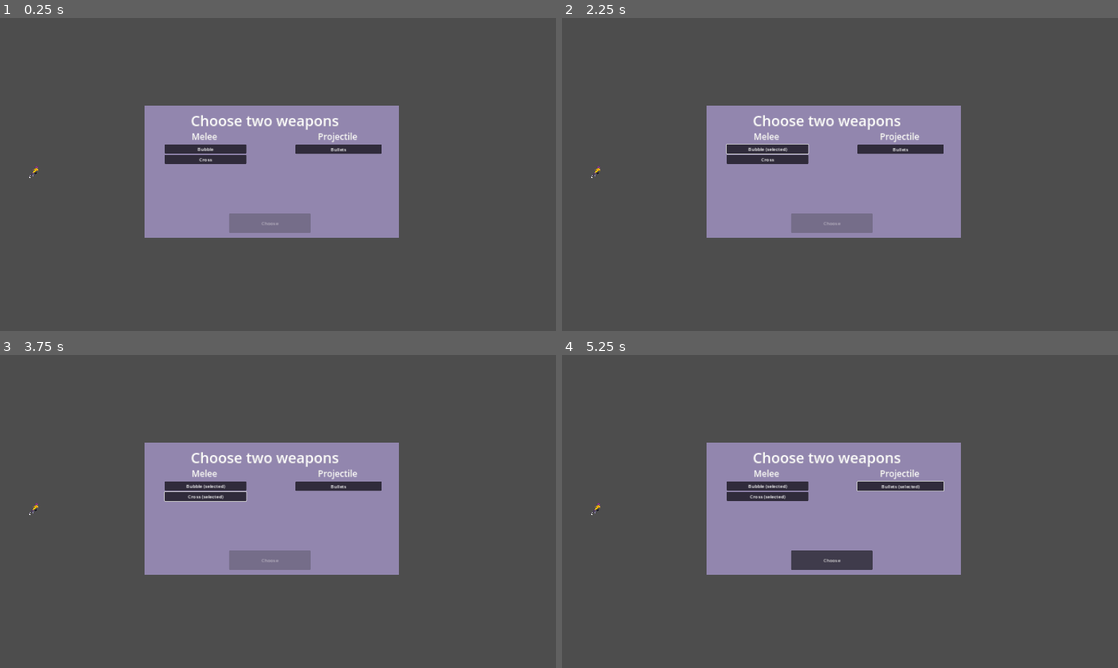
Above: before the commit, frames 1-4 (two rows, left to right).
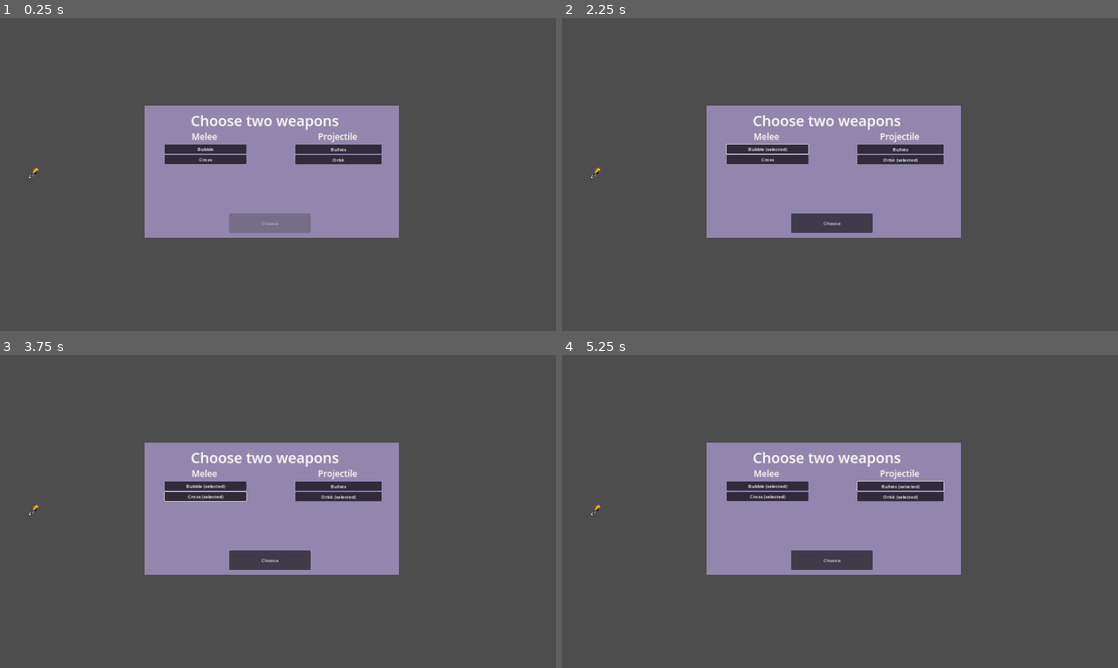
Above: after the commit, the same moments.

Repository: francoislg/broken-roguelike
Game: Godot game, scene res://Scene.tscn
The game is run twice, just before and just after one commit, with the same random seed, the same clock (stepped at 60 frames per second) and the same inputs.
Inputs (mouse positions are in pixels of both pictures, inside the frame that each line leads up to):
- Up to frame 1 (0.25 s): no input
- Up to frame 2 (2.25 s): click (901, 158) at 0.5 s, where only the run after the commit has a clickable "Orbit"; click (901, 158) at 1.25 s, where only the run after the commit has a clickable "Orbit (selected)"; click "Bubble" at 2 s
- Up to frame 3 (3.75 s): click "Bubble (selected)" at 2.75 s; click "Cross" at 3.5 s
- Up to frame 4 (5.25 s): click "Cross (selected)" at 4.25 s; click "Bullets" at 5 s

The runs differ from the first frame. In frame 1, 0.5% of the frame differs, in the area x 53-69%, y 43-47%; in frame 2, 1.4%, in the area x 41-69%, y 43-69%; in frame 3, 1.4%; in frame 4, 0.5%.
Error in both runs: Invalid access of index '2' on a base object of type: 'PackedStringArray'. (res://Global/GlobalState.gd:155)

Commit message:
Add Orbit weapon

Diff:
--- a/Character/Weapons/Cross.gd
+++ b/Character/Weapons/Cross.gd
@@ -49,4 +49,4 @@
 
 func damage_enemy(enemy: BaseEnemy):
 	var enemyHitDirection = (enemy.position - Character.position).normalized()
-	enemy.receive_damage(enemyHitDirection, playerVariables.meleeDamage)
+	enemy.receive_damage(enemyHitDirection, playerVariables.meleeDamage * 2)
--- /dev/null
+++ b/Character/Weapons/Orbit.gd
@@ -0,0 +1,61 @@
+extends Weapon
+
+@onready var Pivot := $Pivot
+@onready var Ball = $Pivot/Ball
+@onready var AttackArea = $Pivot/Ball/AttackArea
+@onready var Explosion := $Pivot/Ball/AttackArea/Explosion
+@onready var Orbit := $Pivot/Ball/Collision/Orbit
+
+var respawnTimer = Timer.new()
+var attackingTimer = Timer.new()
+
+var original_position
+
+func _ready():
+	# Add some randomness if we have 2 bullets weapons
+	add_child(Timers.initOneShotTimer(respawnTimer, "respawn", randf_range(0.1, playerVariables.projectileCooldown), respawn))
+	add_child(Timers.initOneShotTimer(attackingTimer, "attacking", 0.5, attacking_end))
+
+func _process(delta):
+	if attackingTimer.is_stopped():
+		Pivot.rotate(delta * 10)
+
+func respawn():
+	Orbit.visible = true
+
+func explode():
+	Orbit.visible = false
+	Explosion.visible = true
+	original_position = AttackArea.position
+
+	attackingTimer.start()
+	respawnTimer.start(playerVariables.projectileCooldown)
+	call_deferred("set_global")
+
+func attacking_end():
+	Explosion.visible = false
+	call_deferred("revert_global")
+
+func set_global():
+	# There is certainly a better way to "detach" the global position, but this should work for now
+	AttackArea.reparent(get_tree().root)
+
+func revert_global():
+	AttackArea.reparent(Ball)
+	AttackArea.position = Vector2.ZERO
+
+func _on_collision_body_entered(body):
+	if respawnTimer.is_stopped() and body is BaseEnemy:
+		var enemies = AttackArea.get_overlapping_bodies().filter(func(body): return body is BaseEnemy)
+		for enemy in enemies:
+			damage_enemy(enemy)
+
+		explode()
+
+func _on_attack_area_body_entered(body):
+	if not attackingTimer.is_stopped() and body is BaseEnemy:
+		damage_enemy(body)
+
+func damage_enemy(enemy: BaseEnemy):
+	var enemyHitDirection = (enemy.position - Character.position).normalized()
+	enemy.receive_damage(enemyHitDirection, playerVariables.projectileDamage)
--- /dev/null
+++ b/Character/Weapons/Orbit.tscn
@@ -0,0 +1,45 @@
+[gd_scene load_steps=6 format=3 uid="uid://cpsckk7h1vxxt"]
+
+[ext_resource type="Script" path="res://Character/Weapons/Orbit.gd" id="1_dkq6u"]
+[ext_resource type="Texture2D" uid="uid://d3c8mghve86wv" path="res://Character/Weapons/Orbit/Orbit.png" id="2_8vc8h"]
+[ext_resource type="Texture2D" uid="uid://bfsh8iueee87i" path="res://Character/Weapons/Cross/Flare.png" id="2_t2glj"]
+
+[sub_resource type="RectangleShape2D" id="RectangleShape2D_mcqta"]
+
+[sub_resource type="RectangleShape2D" id="RectangleShape2D_vv6r8"]
+size = Vector2(250, 250)
+
+[node name="Orbit" type="Node2D"]
+script = ExtResource("1_dkq6u")
+
+[node name="Pivot" type="Node2D" parent="."]
+
+[node name="Ball" type="Node2D" parent="Pivot"]
+position = Vector2(90, 0)
+
+[node name="Collision" type="Area2D" parent="Pivot/Ball"]
+collision_layer = 8
+collision_mask = 4
+
+[node name="CollisionShape2D" type="CollisionShape2D" parent="Pivot/Ball/Collision"]
+shape = SubResource("RectangleShape2D_mcqta")
+
+[node name="Orbit" type="Sprite2D" parent="Pivot/Ball/Collision"]
+scale = Vector2(0.15625, 0.15625)
+texture = ExtResource("2_8vc8h")
+
+[node name="AttackArea" type="Area2D" parent="Pivot/Ball"]
+collision_layer = 8
+collision_mask = 4
+
+[node name="Shape" type="CollisionShape2D" parent="Pivot/Ball/AttackArea"]
+shape = SubResource("RectangleShape2D_vv6r8")
+debug_color = Color(0.741176, 0.34902, 0.788235, 0.419608)
+
+[node name="Explosion" type="Sprite2D" parent="Pivot/Ball/AttackArea"]
+visible = false
+scale = Vector2(1.9375, 1.9375)
+texture = ExtResource("2_t2glj")
+
+[connection signal="body_entered" from="Pivot/Ball/Collision" to="." method="_on_collision_body_entered"]
+[connection signal="body_entered" from="Pivot/Ball/AttackArea" to="." method="_on_attack_area_body_entered"]
--- a/Character/Weapons/WeaponMenuChoice.gd
+++ b/Character/Weapons/WeaponMenuChoice.gd
@@ -8,6 +8,7 @@
 	WeaponTypes.Bubble: 'Bubble',
 	WeaponTypes.Cross: 'Cross',
 	WeaponTypes.Bullets: 'Bullets',
+	WeaponTypes.Orbit: 'Orbit',
 }
 
 var currentType: WeaponTypes
--- a/Character/Weapons/Weapons.gd
+++ b/Character/Weapons/Weapons.gd
@@ -6,7 +6,8 @@
 	None = -1,
 	Bubble,
 	Cross,
-	Bullets
+	Bullets,
+	Orbit
 }
 
 const MeleeWeapons = [WeaponTypes.Bubble, WeaponTypes.Cross]
@@ -18,7 +19,8 @@
 const allWeapons := {
 	WeaponTypes.Bubble: preload("res://Character/Weapons/Bubble.tscn"),
 	WeaponTypes.Cross: preload("res://Character/Weapons/Cross.tscn"),
-	WeaponTypes.Bullets: preload("res://Character/Weapons/Bullets.tscn")
+	WeaponTypes.Bullets: preload("res://Character/Weapons/Bullets.tscn"),
+	WeaponTypes.Orbit: preload("res://Character/Weapons/Orbit.tscn"),
 }
 
 var leftWeapon: Weapon
--- a/Character/Weapons/WeaponsMenu.gd
+++ b/Character/Weapons/WeaponsMenu.gd
@@ -7,6 +7,7 @@
 @onready var FirstMelee := $Melees/FirstMelee
 @onready var SecondMelee := $Melees/SecondMelee
 @onready var FirstProjectile := $Projectiles/FirstProjectile
+@onready var SecondProjectile := $Projectiles/SecondProjectile
 @onready var Submit := $Submit
 
 var meleeType: WeaponsTypes = WeaponsTypes.None
@@ -16,13 +17,14 @@
 	FirstMelee.set_weapon_type(WeaponsTypes.Bubble)
 	SecondMelee.set_weapon_type(WeaponsTypes.Cross)
 	FirstProjectile.set_weapon_type(WeaponsTypes.Bullets)
+	SecondProjectile.set_weapon_type(WeaponsTypes.Orbit)
 
 	for melee in [FirstMelee, SecondMelee]:
 		melee.connect("selected", func(type):
 			meleeType = type
 			update_buttons()
 		)
-	for projectile in [FirstProjectile]:
+	for projectile in [FirstProjectile, SecondProjectile]:
 		projectile.connect("selected", func(type):
 			projectileType = type
 			update_buttons()
--- a/Character/Weapons/WeaponsMenu.tscn
+++ b/Character/Weapons/WeaponsMenu.tscn
@@ -67,6 +67,11 @@
 button_pressed = true
 button_group = SubResource("ButtonGroup_cjm2g")
 
+[node name="SecondProjectile" parent="Projectiles" instance=ExtResource("2_l68ie")]
+layout_mode = 2
+button_pressed = true
+button_group = SubResource("ButtonGroup_cjm2g")
+
 [node name="Submit" type="Button" parent="."]
 offset_left = 291.0
 offset_top = 287.0
Binary file added: Character/Weapons/Orbit/Orbit.png
Not shown, added: Character/Weapons/Orbit/Orbit.png.import
